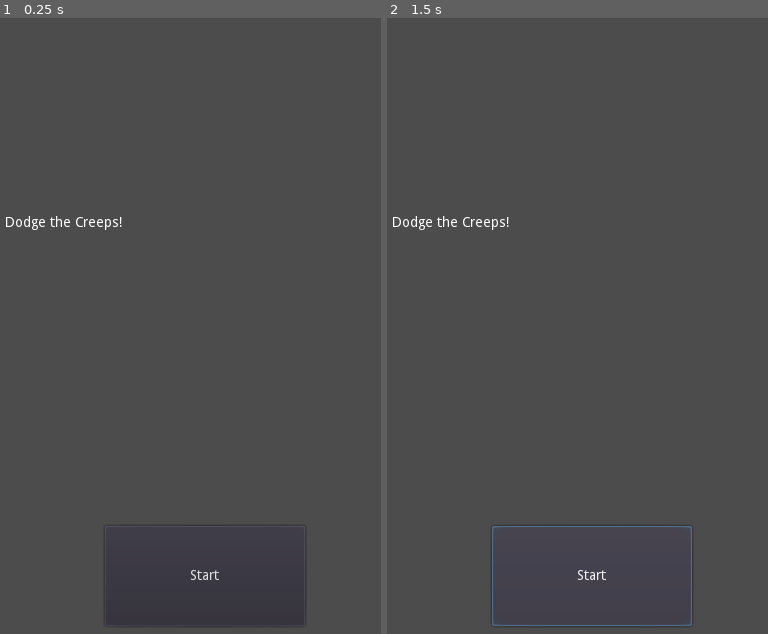
Above: before the commit, frames 1-2 (left to right).
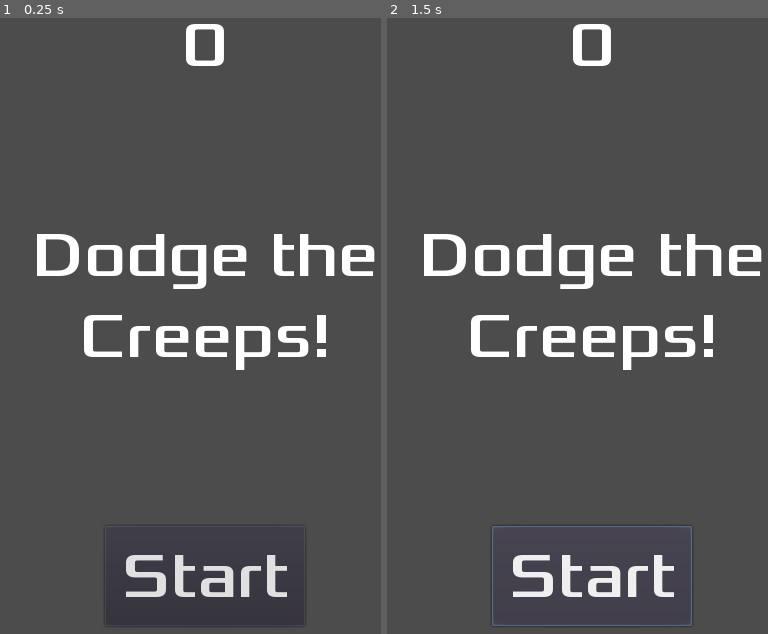
Above: after the commit, the same moments.

Repository: dsxragnarok/dodge
Game: Godot game, scene res://HUD.tscn
Same seed, same stepped clock (60 frames per second), same inputs: the game is played once before the commit and once after it. This scene is started directly instead of the project's main scene.
Inputs:
- Up to frame 1 (0.25 s): no input
- Up to frame 2 (1.5 s): click "Start" at 0.5 s; click "Start" at 1.25 s

The runs differ from the first frame. In frame 1, 6.2% of the frame differs, in the area x 1-99%, y 0-94%; in frame 2, 6.2%.

Commit message:
add dynamic font and set size for each controls node

Diff:
--- a/HUD.tscn
+++ b/HUD.tscn
@@ -1,4 +1,29 @@
-[gd_scene format=2]
+[gd_scene load_steps=5 format=2]
+
+[ext_resource path="res://fonts/Xolonium-Regular.ttf" type="DynamicFontData" id=1]
+
+[sub_resource type="DynamicFont" id=1]
+
+size = 64
+use_mipmaps = false
+use_filter = false
+font_data = ExtResource( 1 )
+
+[sub_resource type="DynamicFont" id=2]
+
+size = 64
+use_mipmaps = false
+use_filter = false
+font_data = ExtResource( 1 )
+_sections_unfolded = [ "Font", "Settings" ]
+
+[sub_resource type="DynamicFont" id=3]
+
+size = 64
+use_mipmaps = false
+use_filter = false
+font_data = ExtResource( 1 )
+_sections_unfolded = [ "Font", "Settings" ]
 
 [node name="HUD" type="CanvasLayer" index="0"]
 
@@ -23,6 +48,9 @@
 mouse_default_cursor_shape = 0
 size_flags_horizontal = 1
 size_flags_vertical = 4
+custom_fonts/font = SubResource( 1 )
+text = "0"
+align = 1
 percent_visible = 1.0
 lines_skipped = 0
 max_lines_visible = -1
@@ -43,10 +71,15 @@
 mouse_default_cursor_shape = 0
 size_flags_horizontal = 1
 size_flags_vertical = 4
-text = "Dodge the Creeps!"
+custom_fonts/font = SubResource( 2 )
+text = "Dodge the
+Creeps!"
+align = 1
+valign = 1
 percent_visible = 1.0
 lines_skipped = 0
 max_lines_visible = -1
+_sections_unfolded = [ "custom_fonts" ]
 
 [node name="StartButton" type="Button" parent="." index="2"]
 
@@ -65,6 +98,7 @@
 mouse_default_cursor_shape = 0
 size_flags_horizontal = 1
 size_flags_vertical = 1
+custom_fonts/font = SubResource( 3 )
 toggle_mode = false
 enabled_focus_mode = 2
 shortcut = null
@@ -72,7 +106,7 @@
 text = "Start"
 flat = false
 align = 1
-_sections_unfolded = [ "Margin" ]
+_sections_unfolded = [ "Margin", "custom_fonts" ]
 
 [node name="MessageTimer" type="Timer" parent="." index="3"]
 
